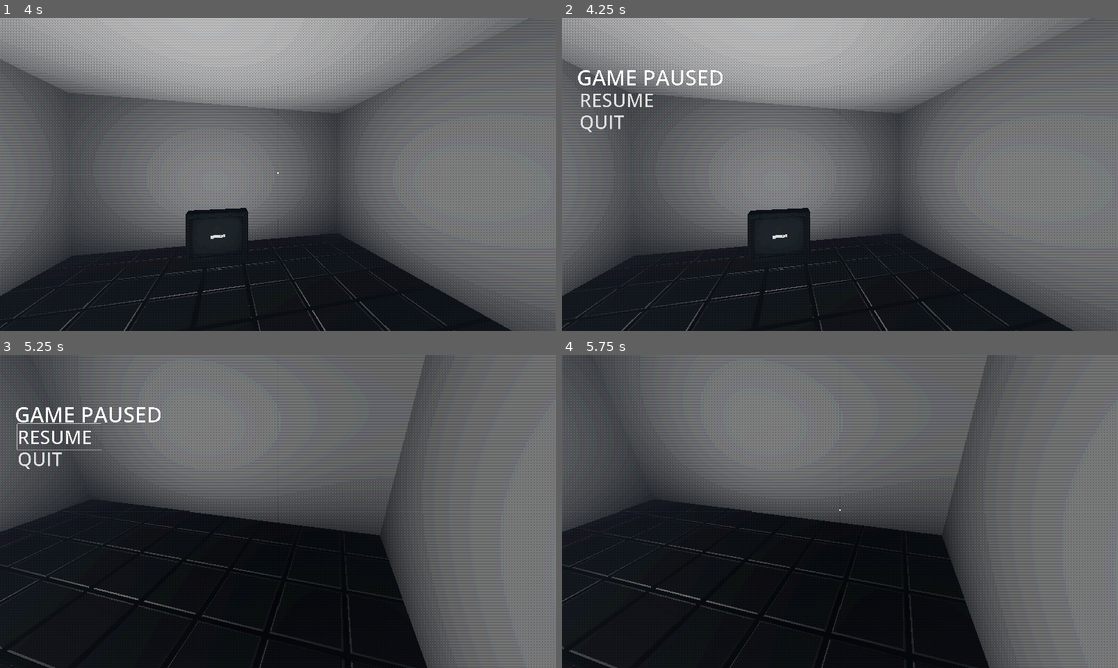
Above: before the commit, frames 1-4 (two rows, left to right).
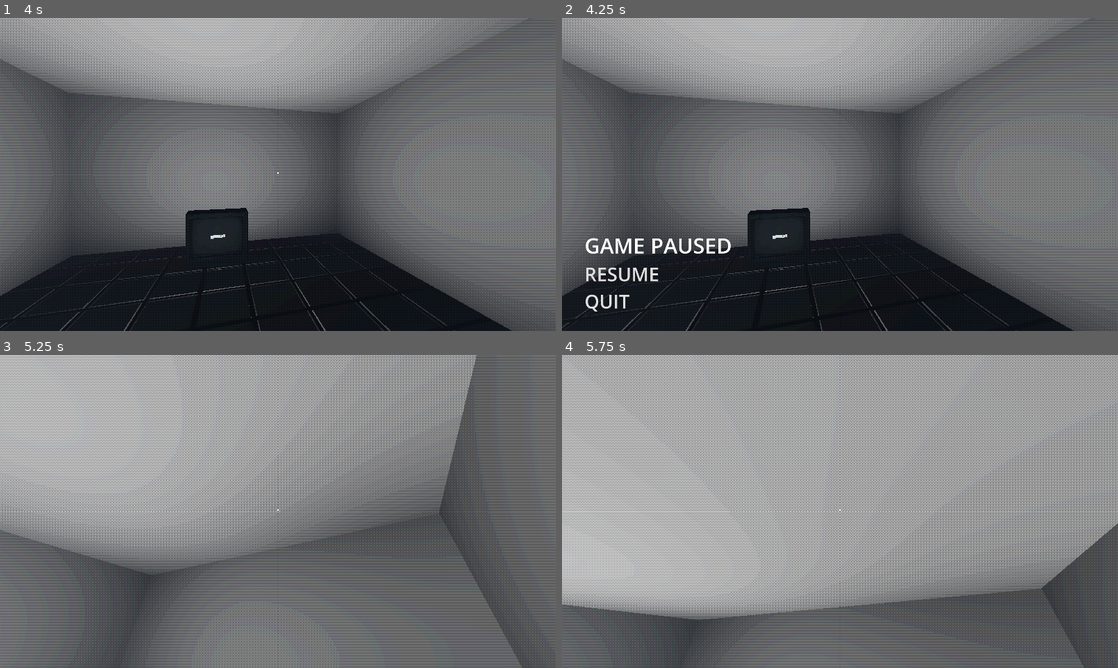
Above: after the commit, the same moments.

Repository: Martiriak/brackeys-feb-2026
Game: Godot game, scene res://levels/main.tscn
Same seed, same stepped clock (60 frames per second), same inputs: the game is played once before the commit and once after it. The engine's default icon, where the game draws it, is replaced by a stand-in: a white triangle on a blue panel in a dark square. Sound files missing from this copy of the repository are replaced by a short silence.
Inputs (mouse positions are in pixels of both pictures, inside the frame that each line leads up to):
- Up to frame 1 (4 s): tap Enter (ui_accept) at 0.5, 2, 2.75 s; move the mouse to (305, 174) at 0.52 s; hold Up (ui_up) from 0.53 s (still down); tap E (interact) at 0.6, 2.1, 3.6 s; click (305, 174) at 0.67 s; tap Space (jump) at 0.77, 1.52, 3.02, 3.77 s; move the mouse to (250, 174) at 1.27 s; tap Shift (run) at 1.35, 2.85 s; move the mouse to (289, 168) at 2.02 s; move the mouse to (272, 180) at 2.77 s; click (272, 180) at 2.92 s; move the mouse to (316, 177) at 3.52 s
- Up to frame 2 (4.25 s): keep holding Up (ui_up); tap Escape (pause) at 4.15 s
- Up to frame 3 (5.25 s): release Up (ui_up) at 4.25 s; click "RESUME" at 4.25 s; tap Enter (ui_accept) at 5 s; move the mouse to (233, 508) at 5.02 s; hold Up (ui_up) from 5.03 s (still down); tap Shift (run) at 5.1 s
- Up to frame 4 (5.75 s): keep holding Up (ui_up); tap Space (jump) at 5.27 s

Frame 1 is identical in both runs. In frame 2, 1.8% of the frame differs, in the area x 2-31%, y 16-94%; in frame 3, 82%; in frame 4, 96%, in the area x 0-100%, y 0-100%.

Commit message:
Fix pause UI being in strange places (ahah, lol)

Diff:
--- a/levels/tv-hub/tv.tscn
+++ b/levels/tv-hub/tv.tscn
@@ -167,9 +167,13 @@
 blend_shape_mode = 0
 shadow_mesh = SubResource("ArrayMesh_o4wcl")
 
+[sub_resource type="ViewportTexture" id="ViewportTexture_a8qxm"]
+viewport_path = NodePath("Sprite3D/SubViewport")
+
 [sub_resource type="ShaderMaterial" id="ShaderMaterial_a8qxm"]
 render_priority = 0
 shader = ExtResource("7_qoyvj")
+shader_parameter/sprite_texture = SubResource("ViewportTexture_a8qxm")
 shader_parameter/r_displacement = Vector2(8, 0)
 shader_parameter/g_displacement = Vector2(0, 2)
 shader_parameter/b_displacement = Vector2(-8, 0)
--- a/scenes/UI.tscn
+++ b/scenes/UI.tscn
@@ -1,7 +1,6 @@
 [gd_scene format=3 uid="uid://dx0qjbubxt7y8"]
 
 [ext_resource type="Script" uid="uid://cuj5vwhux7g37" path="res://scripts/ui/pause.gd" id="1_qui0h"]
-[ext_resource type="Script" uid="uid://dqw4f6c07j4yu" path="res://scripts/ui/quit.gd" id="2_vrfts"]
 [ext_resource type="Script" uid="uid://bp7r73hk1escf" path="res://scripts/ui/outline_control.gd" id="3_0mc3e"]
 [ext_resource type="Shader" uid="uid://bbvnbh1rpr5fy" path="res://assets/shaders/outline.gdshader" id="4_2n5f6"]
 
@@ -78,54 +77,27 @@
 vertical_alignment = 1
 metadata/_edit_use_anchors_ = true
 
-[node name="pause" type="Control" parent="." unique_id=1914697835]
-layout_mode = 3
-anchors_preset = 0
-offset_left = 8.0
-offset_top = 16.0
-offset_right = 8.0
-offset_bottom = 16.0
-script = ExtResource("1_qui0h")
-
-[node name="PauseUI" type="SubViewportContainer" parent="pause" unique_id=1459151882]
-layout_mode = 0
-offset_right = 1920.0
-offset_bottom = 1080.0
-stretch = true
-
-[node name="PauseUI" type="SubViewport" parent="pause/PauseUI" unique_id=1974312951]
-transparent_bg = true
-handle_input_locally = false
-size = Vector2i(1920, 1080)
-render_target_update_mode = 4
-
-[node name="MenuBar" type="Control" parent="pause/PauseUI/PauseUI" unique_id=914979958]
-layout_mode = 3
+[node name="pause" type="VBoxContainer" parent="." unique_id=459780550]
 anchors_preset = 2
 anchor_top = 1.0
 anchor_bottom = 1.0
-offset_top = -312.0
-offset_right = 544.0
+offset_left = 78.0
+offset_top = -347.0
+offset_right = 588.0
+offset_bottom = -58.0
 grow_vertical = 0
+script = ExtResource("1_qui0h")
 
-[node name="GamePause" type="Label" parent="pause/PauseUI/PauseUI/MenuBar" unique_id=1634153208]
-layout_mode = 0
-offset_left = 43.0
-offset_right = 456.0
-offset_bottom = 88.0
+[node name="GamePause" type="Label" parent="pause" unique_id=1634153208]
+layout_mode = 2
 theme_override_fonts/font = SubResource("SystemFont_mioa3")
 theme_override_font_sizes/font_size = 73
 text = "GAME PAUSED"
 horizontal_alignment = 1
 vertical_alignment = 1
 
-[node name="RESUME" type="Button" parent="pause/PauseUI/PauseUI/MenuBar" unique_id=1802347812]
-layout_mode = 0
-offset_left = 52.0
-offset_top = 84.0
-offset_right = 342.0
-offset_bottom = 163.0
-size_flags_horizontal = 4
+[node name="RESUME" type="Button" parent="pause" unique_id=1802347812]
+layout_mode = 2
 focus_mode = 1
 theme_override_fonts/font = SubResource("SystemFont_jp5lf")
 theme_override_font_sizes/font_size = 65
@@ -135,12 +107,8 @@
 text = "RESUME"
 alignment = 0
 
-[node name="QUIT" type="Button" parent="pause/PauseUI/PauseUI/MenuBar" unique_id=1678573435]
-layout_mode = 0
-offset_left = 52.0
-offset_top = 160.0
-offset_right = 227.0
-offset_bottom = 239.0
+[node name="QUIT" type="Button" parent="pause" unique_id=1678573435]
+layout_mode = 2
 focus_mode = 1
 theme_override_fonts/font = SubResource("SystemFont_jp5lf")
 theme_override_font_sizes/font_size = 65
@@ -149,7 +117,6 @@
 theme_override_styles/hover = SubResource("StyleBoxEmpty_adtfk")
 text = "QUIT"
 alignment = 0
-script = ExtResource("2_vrfts")
 
 [node name="OutlinerControl" type="Control" parent="." unique_id=1467316214]
 layout_mode = 3
@@ -177,6 +144,6 @@
 [node name="OutlineCam" type="Camera3D" parent="OutlinerControl/OutlineContainer/SubViewport" unique_id=977043825]
 cull_mask = 524288
 
-[connection signal="pressed" from="pause/PauseUI/PauseUI/MenuBar/RESUME" to="pause" method="_on_resume_pressed"]
-[connection signal="pressed" from="pause/PauseUI/PauseUI/MenuBar/QUIT" to="pause" method="_on_quit_pressed"]
-[connection signal="pressed" from="pause/PauseUI/PauseUI/MenuBar/QUIT" to="pause/PauseUI/PauseUI/MenuBar/QUIT" method="_on_pressed"]
+[connection signal="pressed" from="pause/RESUME" to="pause" method="_on_resume_pressed"]
+[connection signal="pressed" from="pause/QUIT" to="pause/QUIT" method="_on_pressed"]
+[connection signal="pressed" from="pause/QUIT" to="pause" method="_on_quit_pressed"]
--- a/scripts/autoloads/game_manager.gd
+++ b/scripts/autoloads/game_manager.gd
@@ -10,6 +10,10 @@
 var code_level_res:  = preload("res://scenes/data/CodeLevels.tres")
 
 var instantiated_levels : Dictionary[PackedScene, Node3D] = {}
+
+
+signal on_game_resume
+
 
 func _ready() -> void:
 	# Pre-instantiate all levels in the background at start
--- a/scripts/tv-hub/tv.gd
+++ b/scripts/tv-hub/tv.gd
@@ -26,8 +26,14 @@
 var first_time: bool = true
 
 
+func _on_game_resume() -> void:
+	if GameManager.player_ref and GameManager.player_ref._locked:
+		tv_screen.grab_focus()
+
+
 func _ready() -> void:
 	GameManager.tv_ref = self
+	GameManager.on_game_resume.connect(_on_game_resume)
 	ambience_player.stream = sound_tv_ambience
 	ambience_player.play()
 	# Creates a slow, eerie pitch wobble
--- a/scripts/ui/pause.gd
+++ b/scripts/ui/pause.gd
@@ -1,13 +1,8 @@
-extends Control
+extends VBoxContainer
 
-@onready var sub_viewport = $PauseUI/PauseUI
-@onready var sub_viewport_container = $PauseUI
 
 # Called when the node enters the scene tree for the first time
 func _ready() -> void:
-	var parent_viewport_size = get_viewport().size
-	sub_viewport.size = parent_viewport_size
-	sub_viewport_container.size = parent_viewport_size
 	self.visible = get_tree().paused
 	self.process_mode = Node.PROCESS_MODE_ALWAYS
 
@@ -18,11 +13,15 @@
 	$"../AimPoint".visible = false
 	Input.mouse_mode = Input.MOUSE_MODE_VISIBLE
 
+
 func game_continue() -> void:
 	get_tree().paused = false
 	self.visible = false
-	$"../AimPoint".visible = true
+	if not GameManager.player_ref._locked:
+		$"../AimPoint".visible = true
 	Input.mouse_mode = Input.MOUSE_MODE_CAPTURED
+	GameManager.on_game_resume.emit()
+
 
 # Called every time an input event is received
 func _input(event: InputEvent) -> void:
--- a/scripts/ui/quit.gd
+++ /dev/null
@@ -1,11 +0,0 @@
-extends Button
-
-
-# Called when the node enters the scene tree for the first time.
-func _ready() -> void:
-	pass # Replace with function body.
-
-
-# Called every frame. 'delta' is the elapsed time since the previous frame.
-func _process(delta: float) -> void:
-	pass
Not shown, removed: scripts/ui/quit.gd.uid
